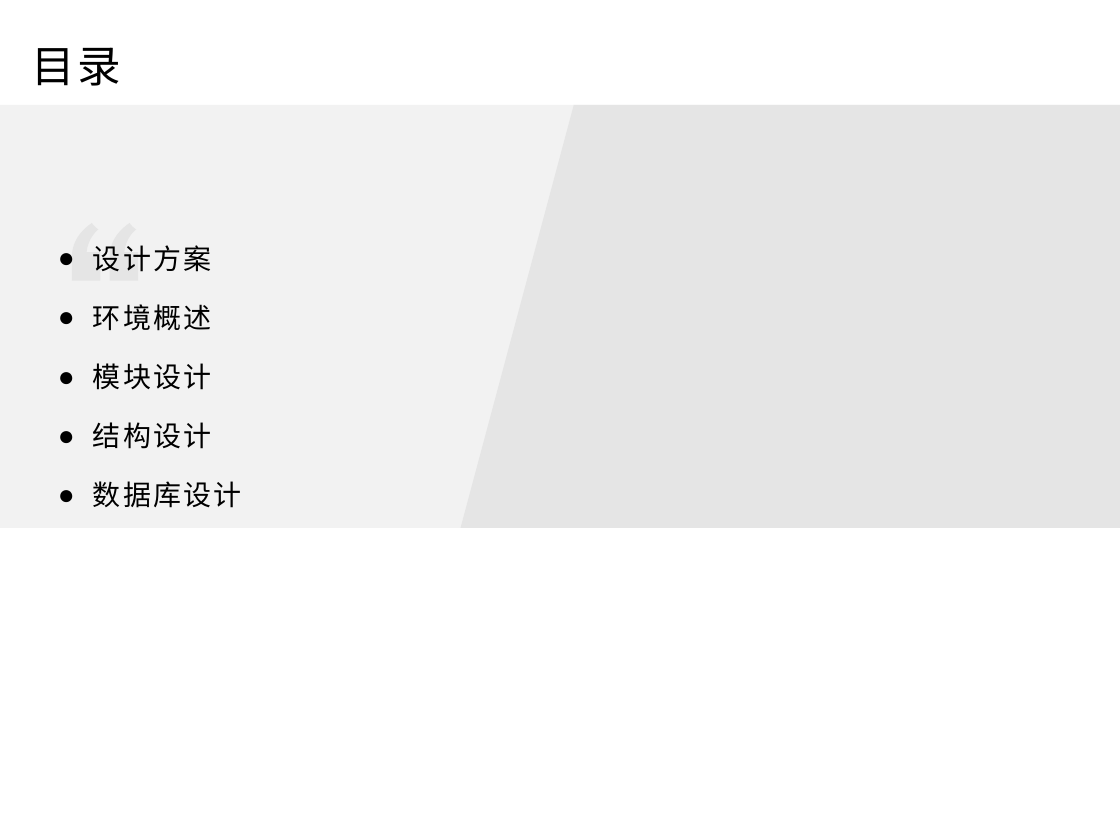
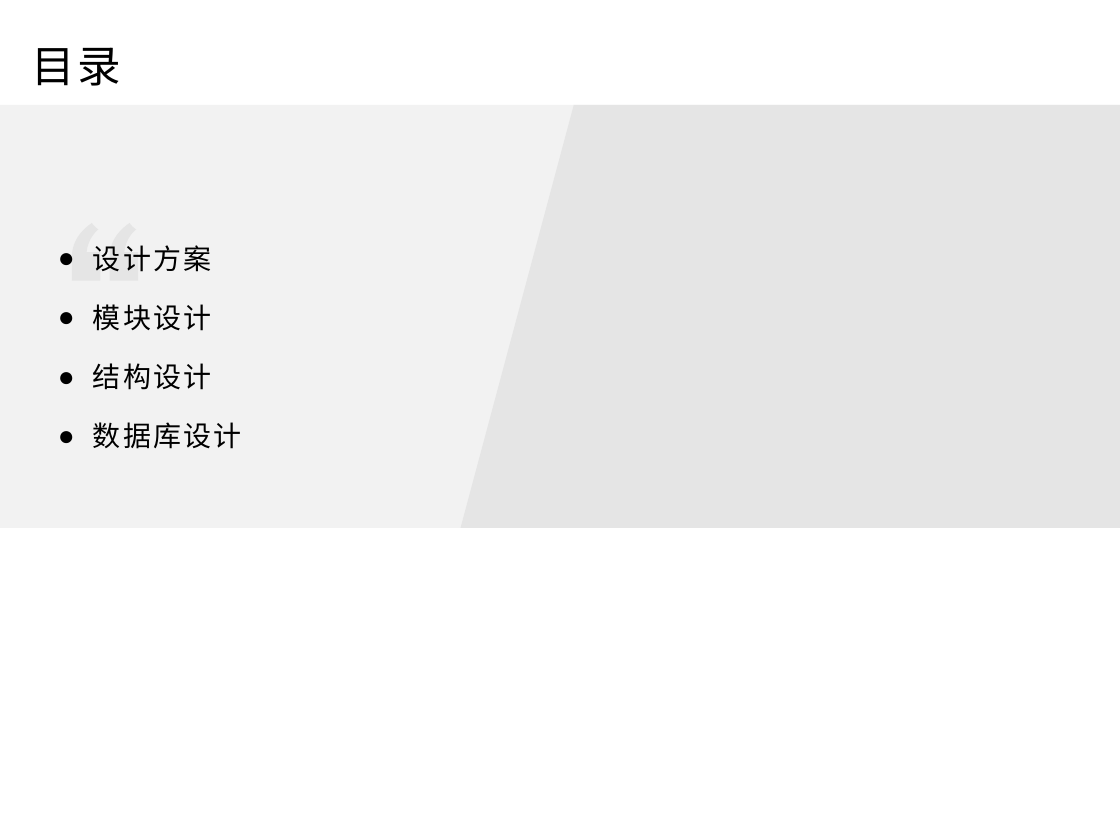
Before and after one commit to agukl/tankWar, a slide deck: slide 2 of 总体设计.pptx. Drawn at 1120x840 pixels with LibreOffice and Linux fonts; fonts in the diff are those of the drawing. Boxes give left, top, right and bottom in pixels: in the first picture for what was removed or moved away, otherwise in the second. Text is boxed around its words. In the diff, an @@ line names an element or a change of style, - is before the commit and + after.

```diff
--- a/总体设计.pptx
+++ b/总体设计.pptx
@@ text at <box>93,304,212,331</box>: paragraph removed @@
-● 环境概述
```
Also in this commit, not shown: 1 other slide changed, 1 slide removed, 1 other file.
